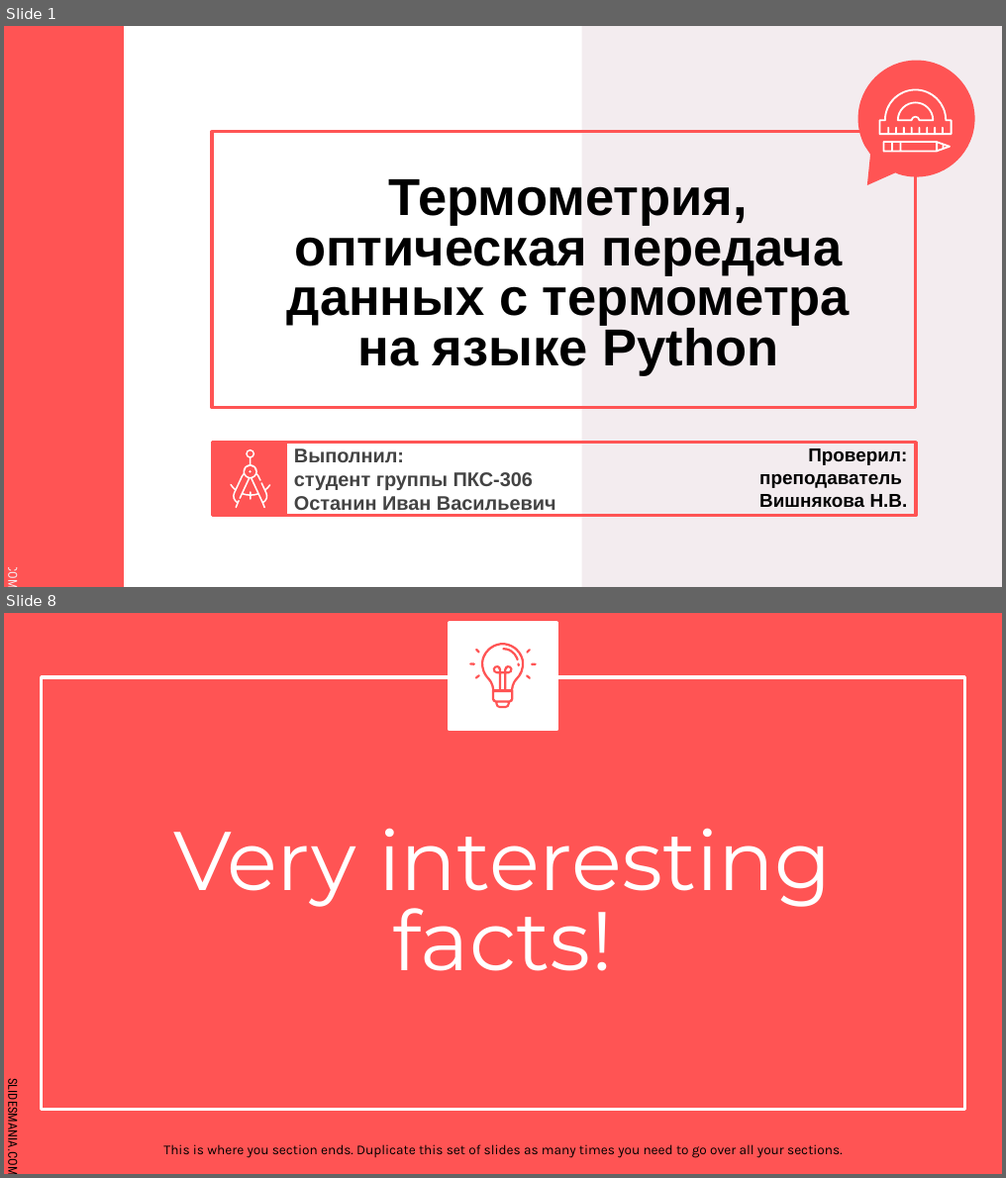
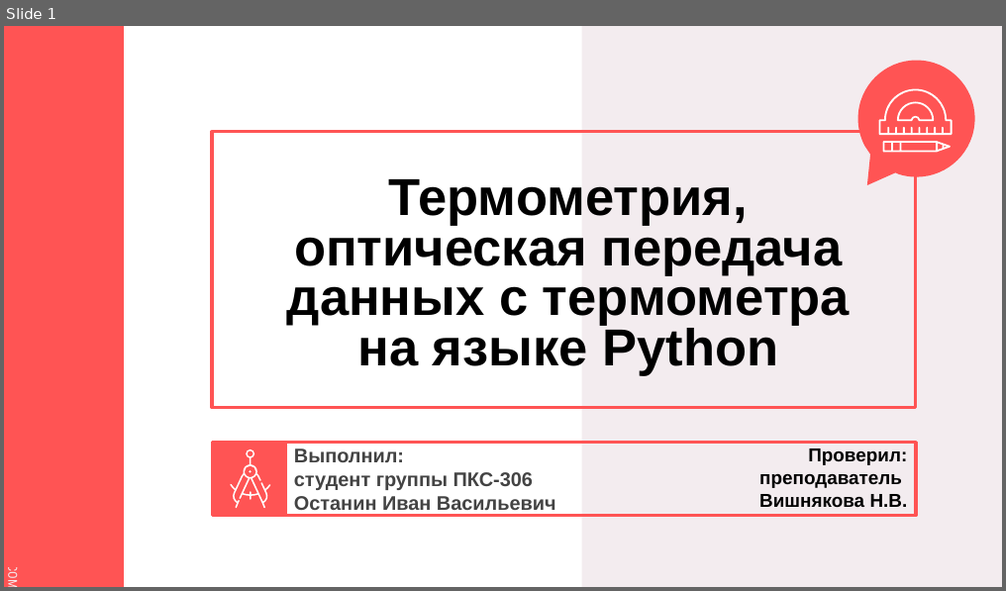
Before and after one commit to IvanLink-py/CourseWork-2022, a slide deck: Защитная речь/Презентация.pptx. Shown one above the other, each under a label of ours: slides 1 and 8 before the commit, slide 1 after it; the slides between them are not shown. The pictures are 1006x1178 and 1006x591 pixels, drawn with LibreOffice and Linux fonts; fonts in the diff are those of the drawing. Boxes give left, top, right and bottom in pixels: in the first picture for what was removed or moved away, otherwise in the second. Text is boxed around its words. In the diff, an @@ line names an element or a change of style, - is before the commit and + after.

```diff
--- a/Защитная речь/Презентация.pptx
+++ b/Защитная речь/Презентация.pptx
@@ slide 8 removed at box(4, 613, 1002, 1174), background #FF5454; not listed: 1 template element that a slide beside it also shows @@
@@ rectangle removed at box(450, 623, 556, 730) @@
@@ rectangle removed at box(42, 677, 965, 1110) @@
@@ group removed at box(469, 643, 537, 709): 9 freeform shapes @@
@@ title removed at box(173, 828, 832, 971) @@
-Very interesting facts!
@@ text removed at box(163, 1145, 843, 1158) @@
-This is where you section ends. Duplicate this set of slides as many times you need to go over all your sections.
```
Also in this commit, not shown: 2 slides changed, 8 slides added, 15 other slides removed, 7 other files.
